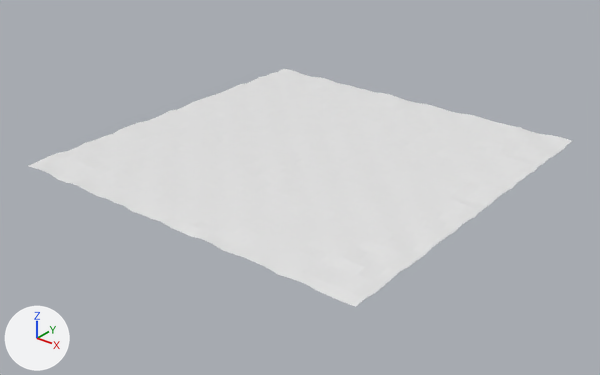
One commit to the glTF model Models/OceanTerrain.glb: the scene before it, then after it.
Both versions are drawn from a 50 mm camera at (240.0, -308.0, 169.0) aimed at (1.0, -9.0, -16.0). The lights are fixed; the arrows at lower left show +X, +Y and +Z.
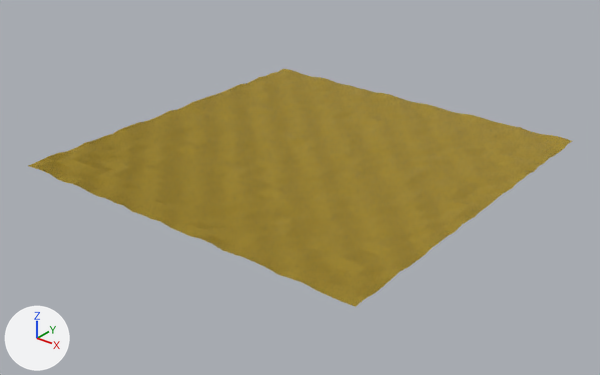
Changed parts and their boxes [x1, y1, x2, y2] in the pictures (600 x 375 px):
'Plane', recoloured (white to yellow)
    both: [28, 69, 572, 307]

Diff of the bpy script that builds the scene:
```diff
--- a/Models/OceanTerrain.glb.py
+++ b/Models/OceanTerrain.glb.py
@@ img_noise @@
+img_noise = load_image('noise', '_unpacked/noise', 1080, 1080, 'Non-Color')
@@ img_roughness @@
+img_roughness = load_image('roughness', '_unpacked/roughness', 1080, 1080, 'Non-Color')
@@ mat_material_007 @@
+mat_material_007 = bpy.data.materials.new('Material.007')
+# colours: yellow #e7c746
+# uses the picture img_noise
+# uses the picture img_roughness
@@ me_plane @@
 me_plane.from_pydata(...)  # 1156 vertices, 2178 faces; spans x -99.0..99.0, y -99.0..99.0, z -1.0..1.0
+me_plane.materials.append(mat_material_007)
```
